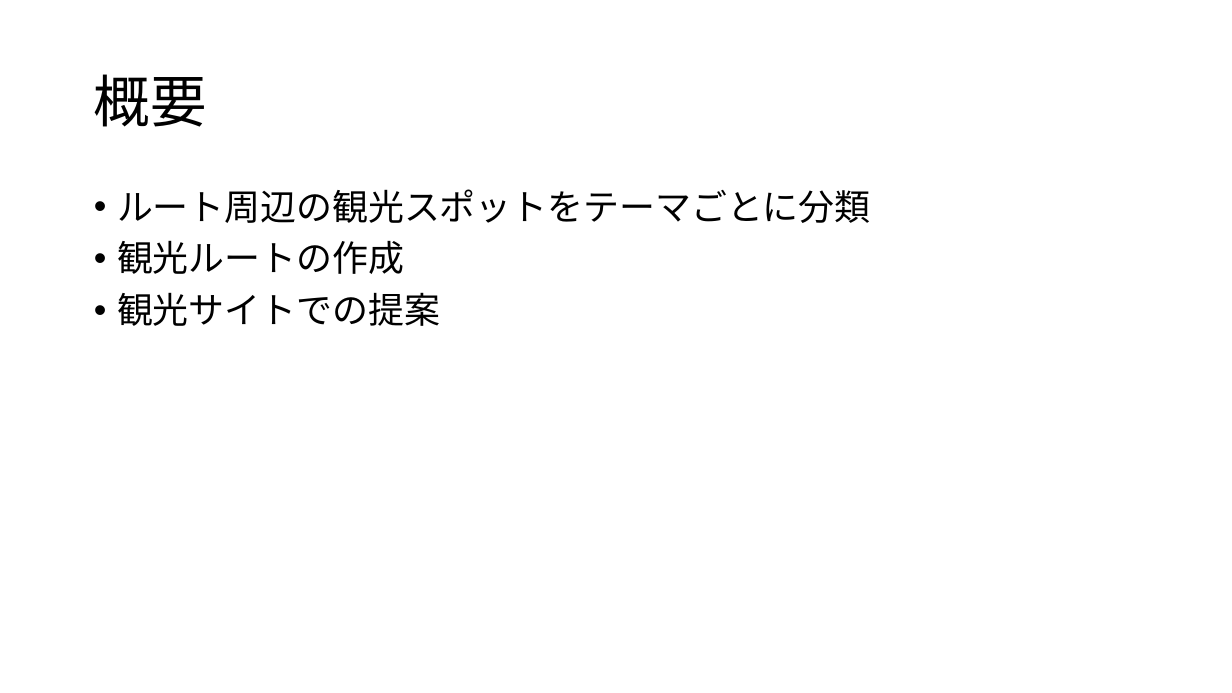
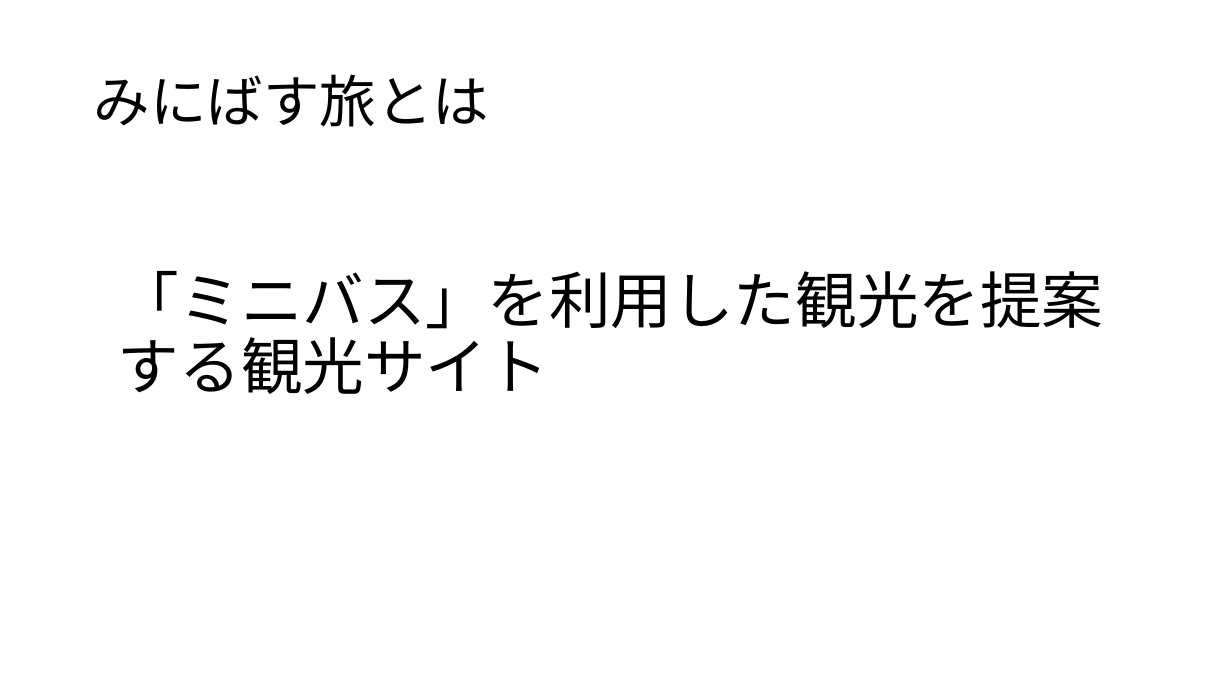
Before and after one commit to sfdn-class/HinoMiniBus, a slide deck: slide 2 of design/powerpoint/ミニバス旅.pptx (slide 3 before the commit). Drawn at 1232x693 pixels with LibreOffice and Linux fonts; fonts in the diff are those of the drawing. Boxes give left, top, right and bottom in pixels: in the first picture for what was removed or moved away, otherwise in the second. Text is boxed around its words. In the diff, an @@ line names an element or a change of style, - is before the commit and + after.

```diff
--- a/design/powerpoint/ミニバス旅.pptx
+++ b/design/powerpoint/ミニバス旅.pptx
@@ title at box(94, 74, 489, 127): text changed @@
-概要
+みにばす旅とは
@@ text removed at box(117, 189, 871, 326) @@
-• ルート周辺の観光スポットをテーマごとに分類
-• 観光ルートの作成
-• 観光サイトでの提案
@@ text added at box(118, 271, 1103, 394), 48 pt, text #000000 @@
+「ミニバス」を利用した観光を提案する観光サイト
```
Also in this commit, not shown: 5 other slides changed, 1 slide added, 3 slides removed.
